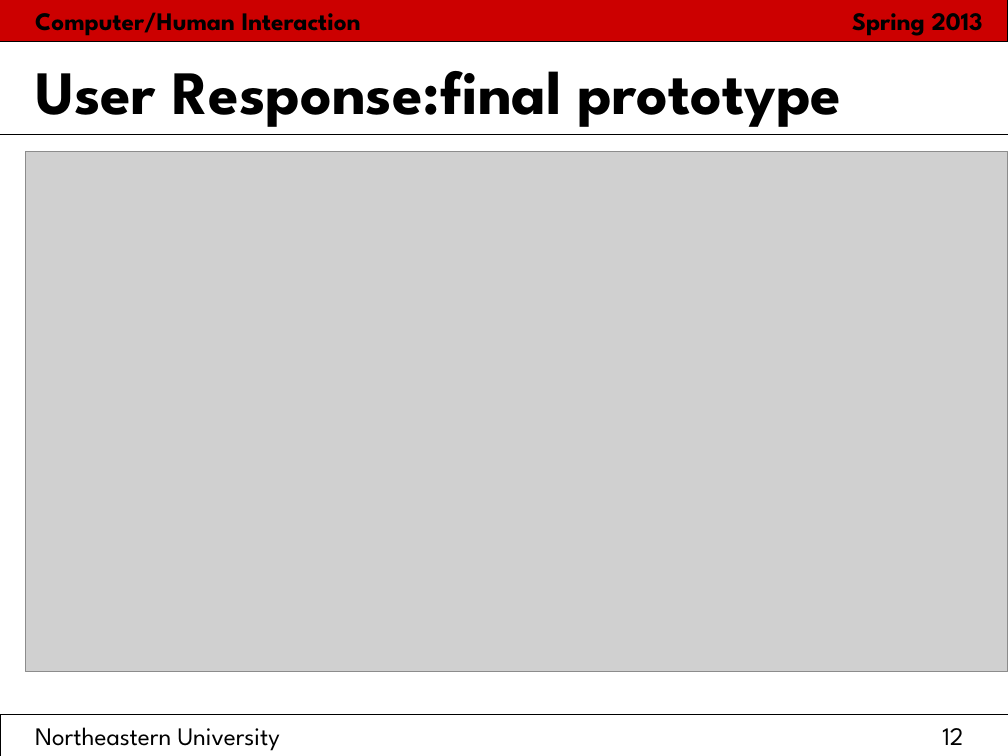
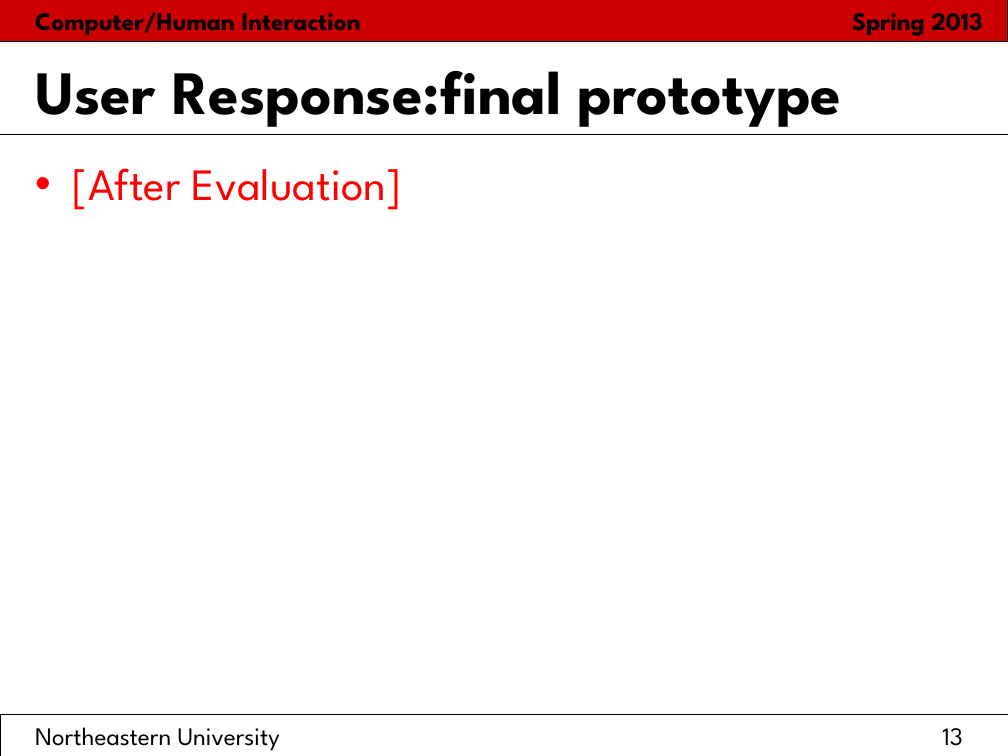
Before and after one commit to hci2014/sandbox, a slide deck: slide 13 of FinalPresentationTemplate.ppt (slide 12 before the commit). Drawn at 1008x756 pixels with LibreOffice and Linux fonts; fonts in the diff are those of the drawing; grey boxes stand for pictures. Boxes give left, top, right and bottom in pixels: in the first picture for what was removed or moved away, otherwise in the second. Text is boxed around its words. In the diff, an @@ line names an element or a change of style, - is before the commit and + after.

```diff
--- a/FinalPresentationTemplate.ppt
+++ b/FinalPresentationTemplate.ppt
@@ picture removed at box(25, 151, 1008, 672) @@
@@ text added at box(73, 168, 402, 210), 32 pt, text #FF0000 @@
+• [After Evaluation]
@@ page number at box(35, 727, 963, 751): text changed @@
-Northeastern University 12
+Northeastern University 13
```
Also in this commit, not shown: 5 other slides changed, 7 slides added, 2 slides removed.
